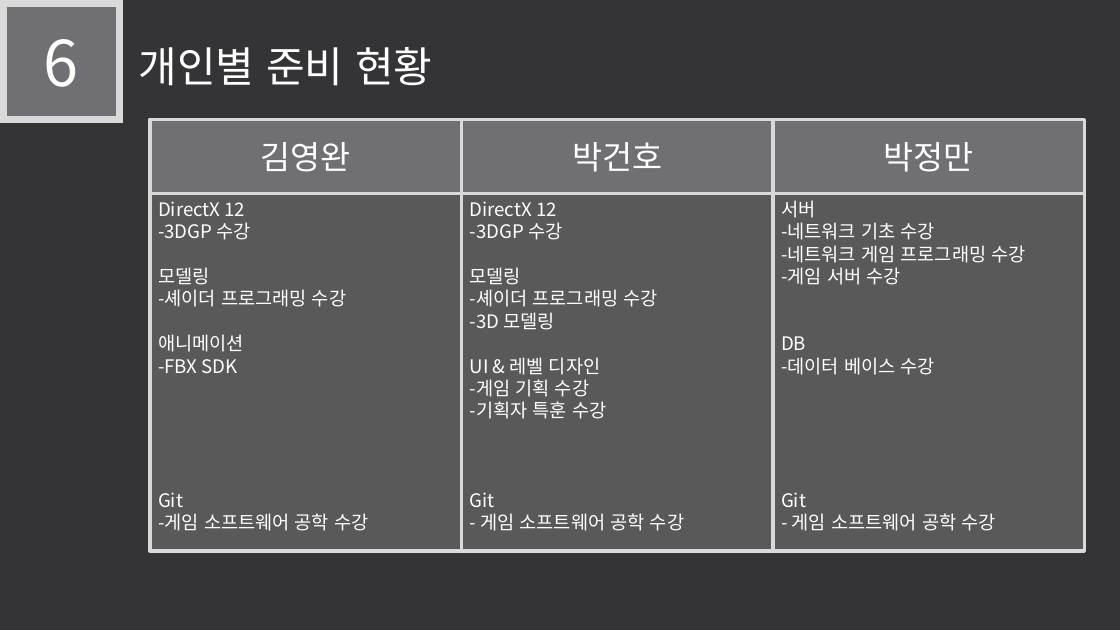
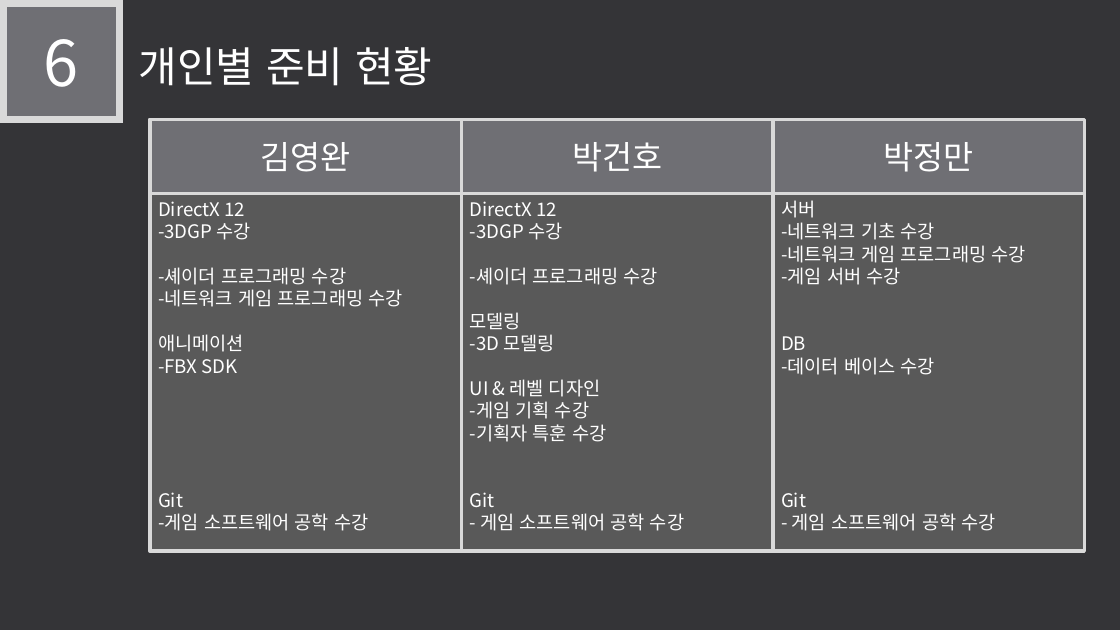
Before and after one commit to LEGO0937/Our_Project, a slide deck: slide 13 of 기획단계/졸작 제안서_α.pptx. Drawn at 1120x630 pixels with LibreOffice and Linux fonts; fonts in the diff are those of the drawing. Boxes give left, top, right and bottom in pixels: in the first picture for what was removed or moved away, otherwise in the second. Text is boxed around its words. In the diff, an @@ line names an element or a change of style, - is before the commit and + after.

```diff
--- a/기획단계/졸작 제안서_α.pptx
+++ b/기획단계/졸작 제안서_α.pptx
@@ text in rectangle at (x1=158, y1=267, x2=209, y2=285): paragraph removed @@
-모델링
@@ text in rectangle at (x1=470, y1=267, x2=657, y2=285): paragraph added @@
+-셰이더 프로그래밍 수강
@@ text in rectangle at (x1=158, y1=289, x2=403, y2=307): paragraph added @@
+-네트워크 게임 프로그래밍 수강
@@ text in rectangle at (x1=470, y1=289, x2=657, y2=307): paragraph removed @@
--셰이더 프로그래밍 수강
```
Also in this commit, not shown: 6 other slides changed.
